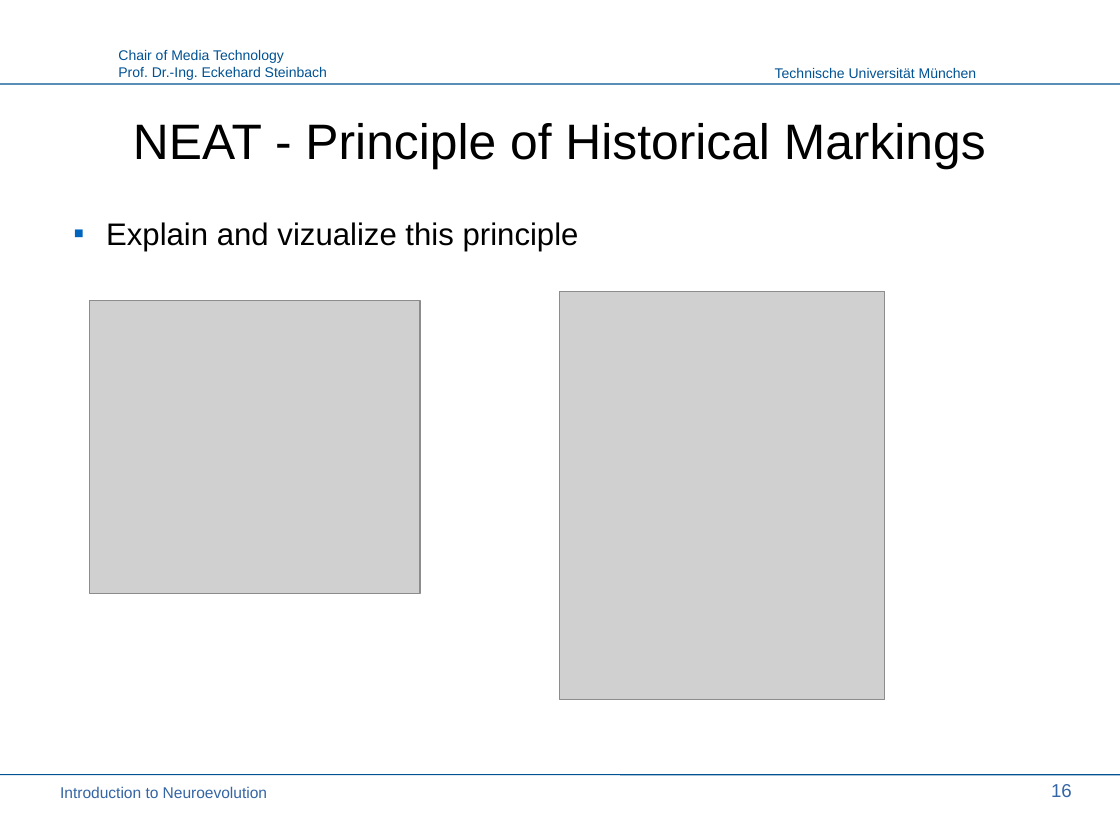
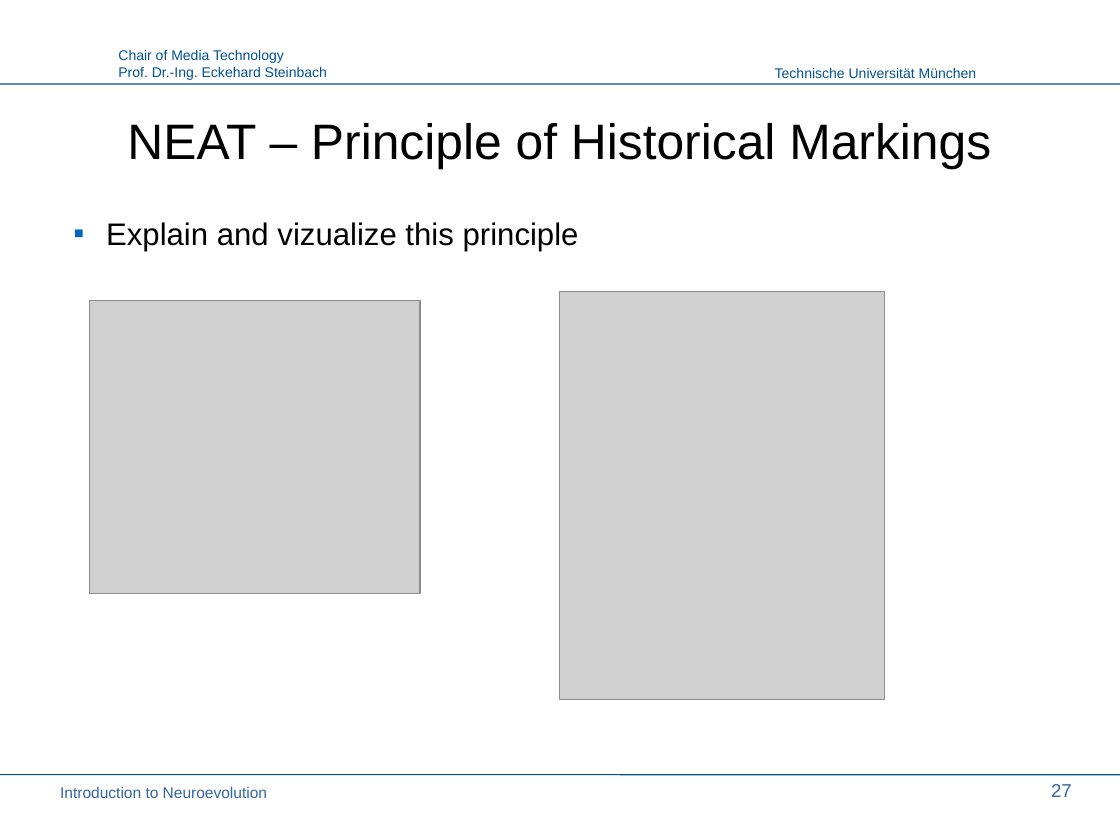
Before and after one commit to PaulPauls/Neuroevolution_of_Augmenting_Topologies_Paper, a slide deck: slide 27 of presentation/neuroevolution_presentation.odp (slide 16 before the commit). Drawn at 1120x840 pixels with LibreOffice and Linux fonts; fonts in the diff are those of the drawing; grey boxes stand for pictures; background and template pictures are left out. Boxes give left, top, right and bottom in pixels: in the first picture for what was removed or moved away, otherwise in the second. Text is boxed around its words. In the diff, an @@ line names an element or a change of style, - is before the commit and + after.

Commit message:
Finish formatting and creating presentation up to 'NEAT'

```diff
--- a/presentation/neuroevolution_presentation.odp
+++ b/presentation/neuroevolution_presentation.odp
@@ title at [127, 123, 991, 169]: text changed @@
-NEAT - Principle of Historical Markings
+NEAT – Principle of Historical Markings
@@ page number at [1051, 784, 1072, 797]: text changed @@
-16
+27
```
Also in this commit, not shown: 15 other slides changed, 11 slides added.
